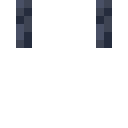
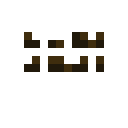
Layers edited between the first and the second (128, 128) image:
showed group "standing" (4 layers) over [16, 0, 112, 72]
hid group "gui" (2 layers) over [16, 0, 112, 72]
